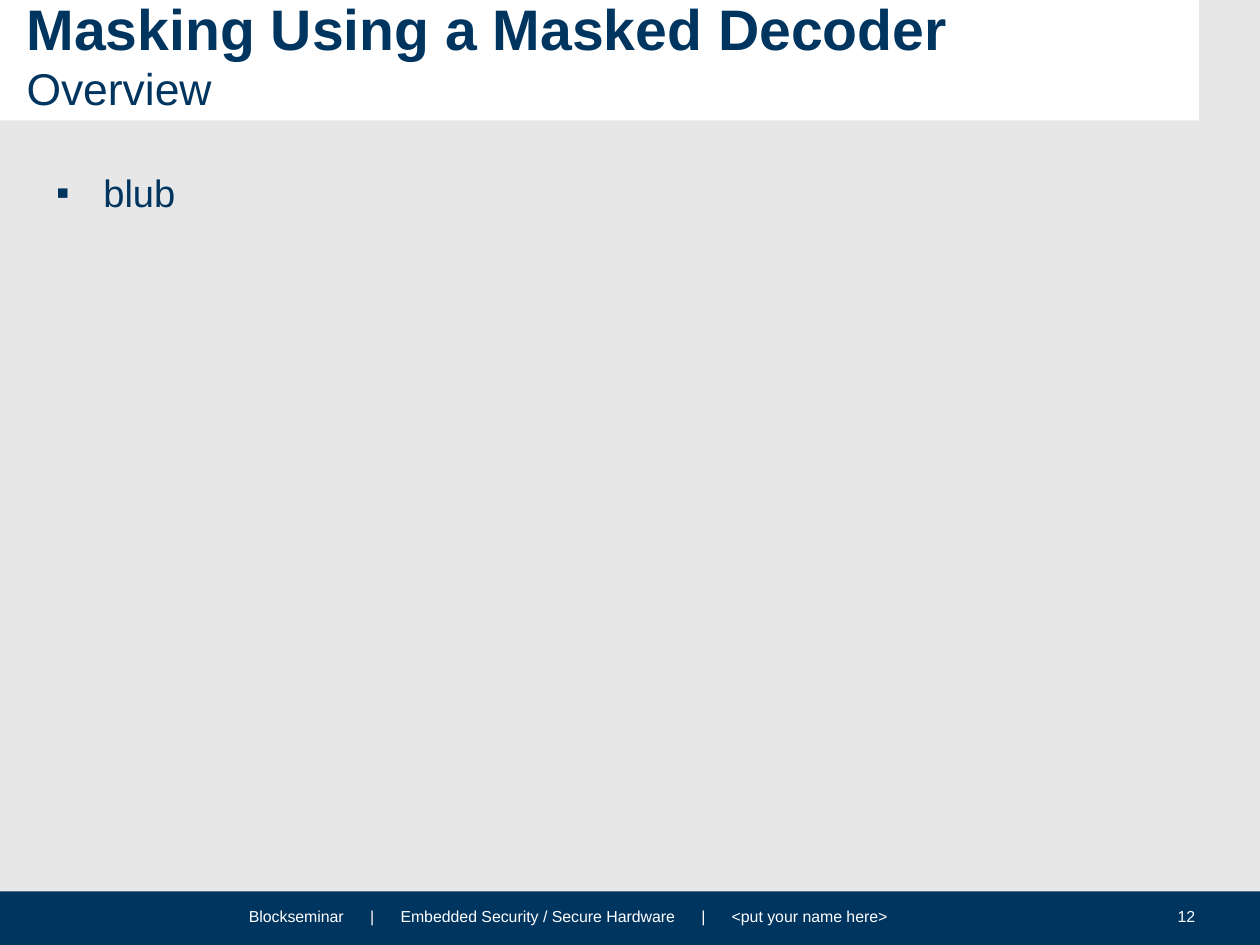
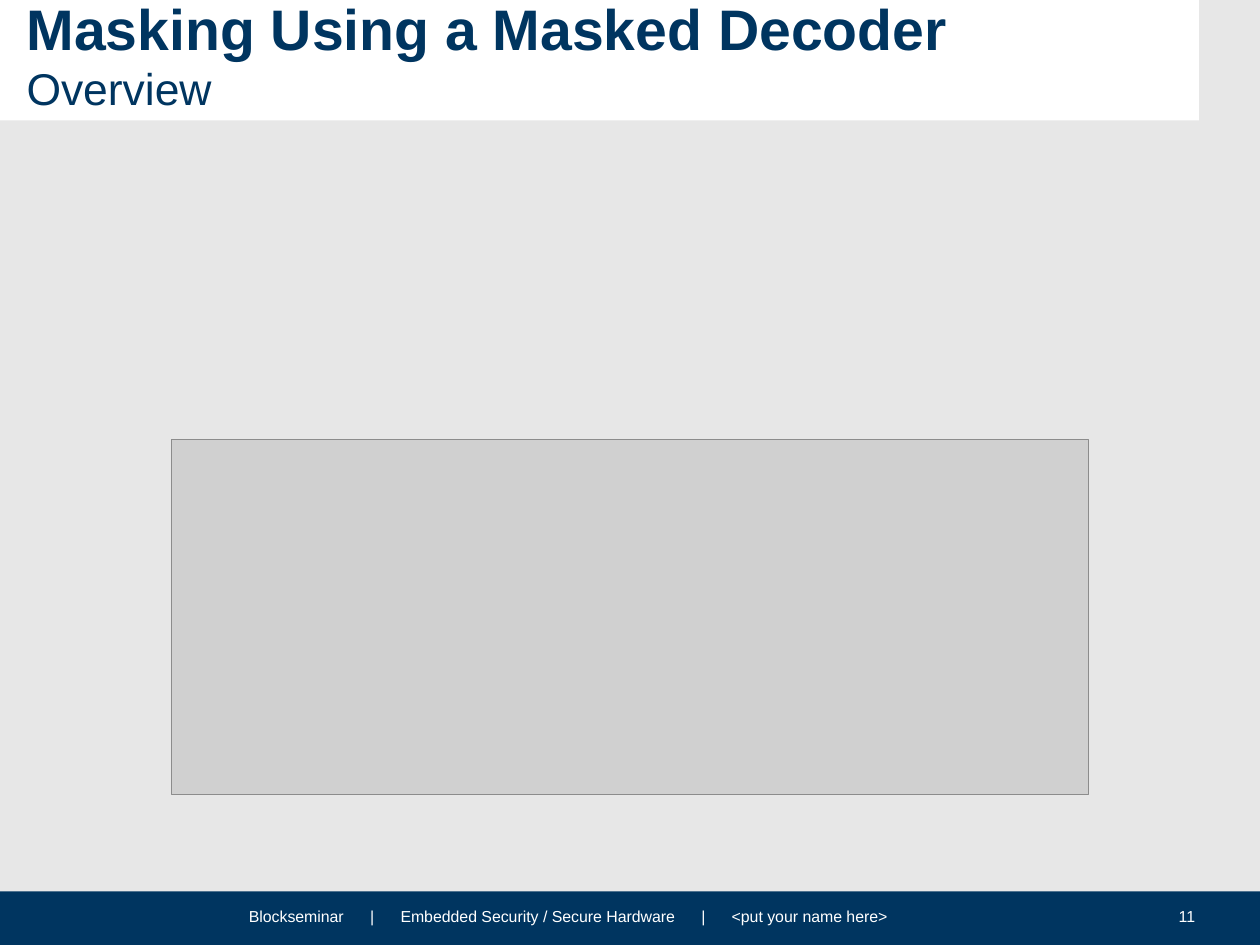
Before and after one commit to HFelixA/emsecseminar, a slide deck: slide 11 of presentation/EMSEC_Blockseminar_Template_Corporate_WS1314.pptx (slide 12 before the commit). Drawn at 1260x945 pixels with LibreOffice and Linux fonts; fonts in the diff are those of the drawing; grey boxes stand for pictures; background and template pictures are left out. Boxes give left, top, right and bottom in pixels: in the first picture for what was removed or moved away, otherwise in the second. Text is boxed around its words. In the diff, an @@ line names an element or a change of style, - is before the commit and + after.

```diff
--- a/presentation/EMSEC_Blockseminar_Template_Corporate_WS1314.pptx
+++ b/presentation/EMSEC_Blockseminar_Template_Corporate_WS1314.pptx
@@ text removed at [103, 179, 175, 208] @@
-▪ blub
@@ picture added at [172, 439, 1088, 794] @@
@@ page number at [1179, 911, 1195, 922]: text changed @@
-12
+11
```
Also in this commit, not shown: 1 other slide changed, 2 slides added, 1 slide removed.
